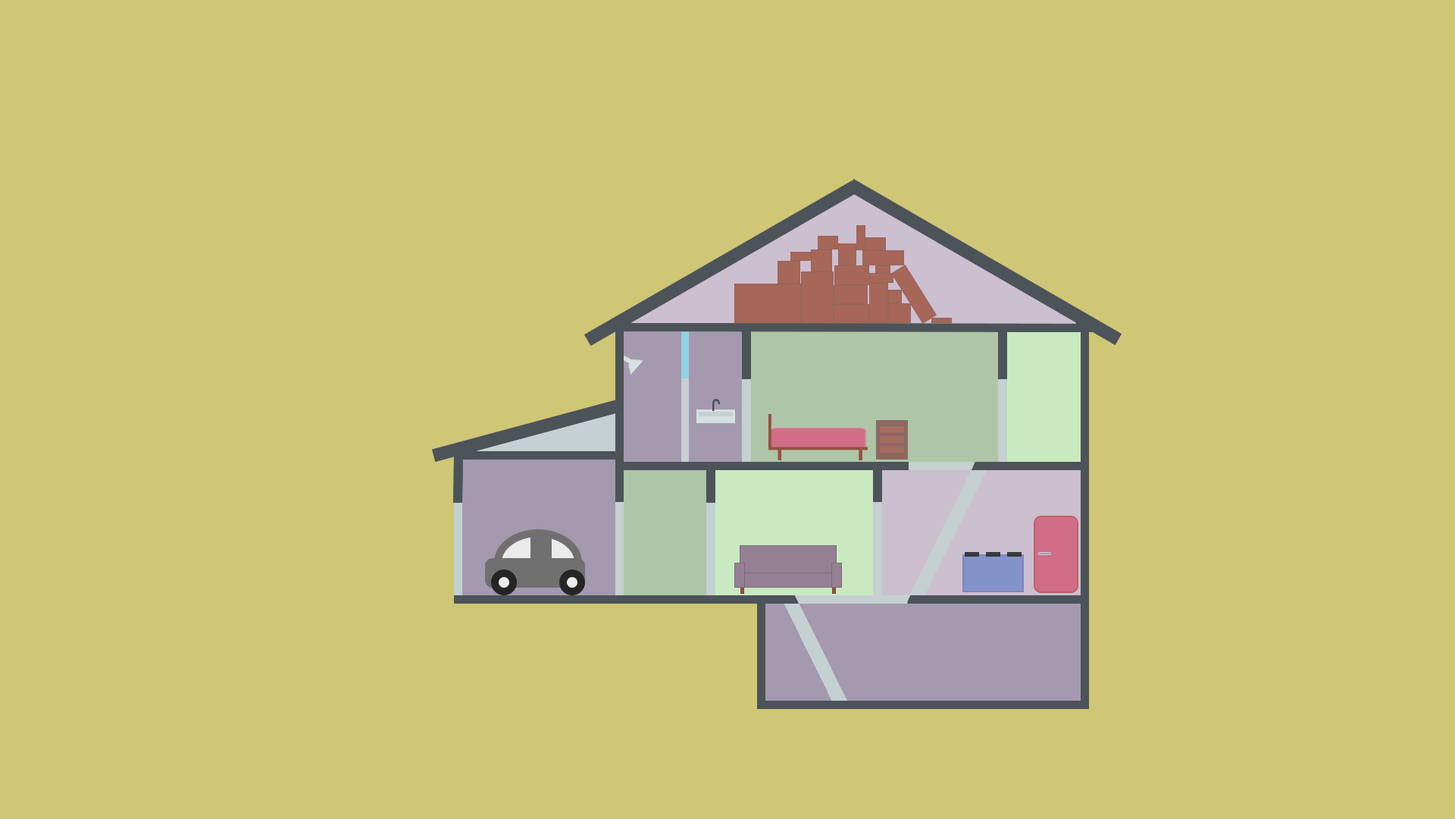
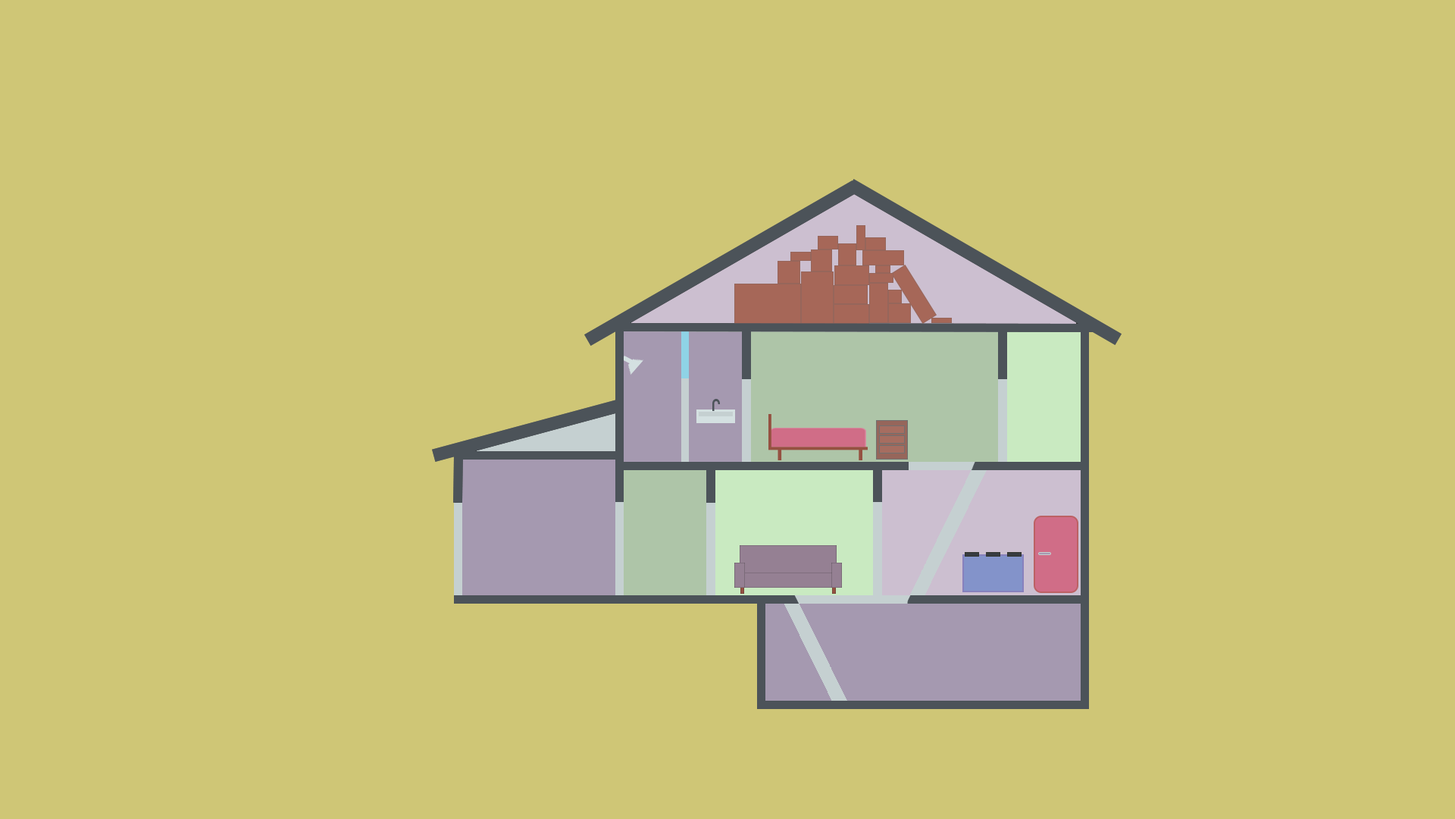
The second 1455x819 image is a revision of the first. Changes to its layers:
hid group "Car" (5 layers) over left=485, top=529, right=586, bottom=596
painted on "Ellipse 2 copy" over left=581, top=573, right=583, bottom=592
painted on "Ellipse 2" over left=513, top=573, right=514, bottom=592
painted on "Rounded Rectangle 4" over left=485, top=560, right=488, bottom=586
